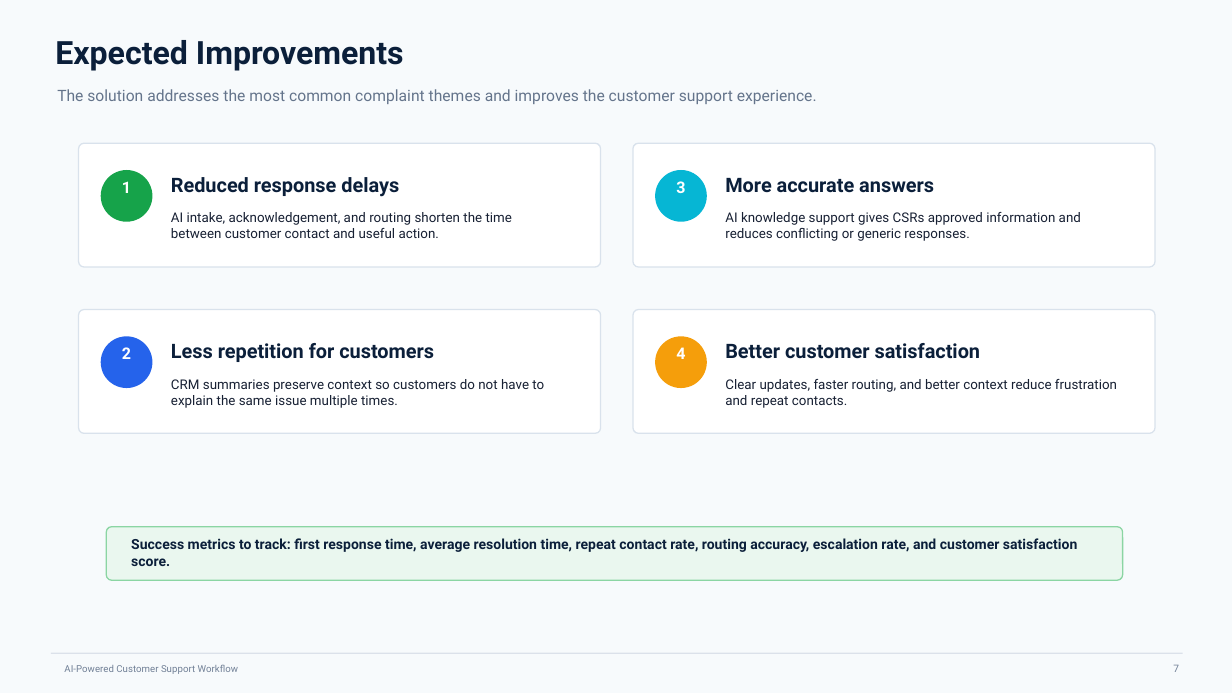
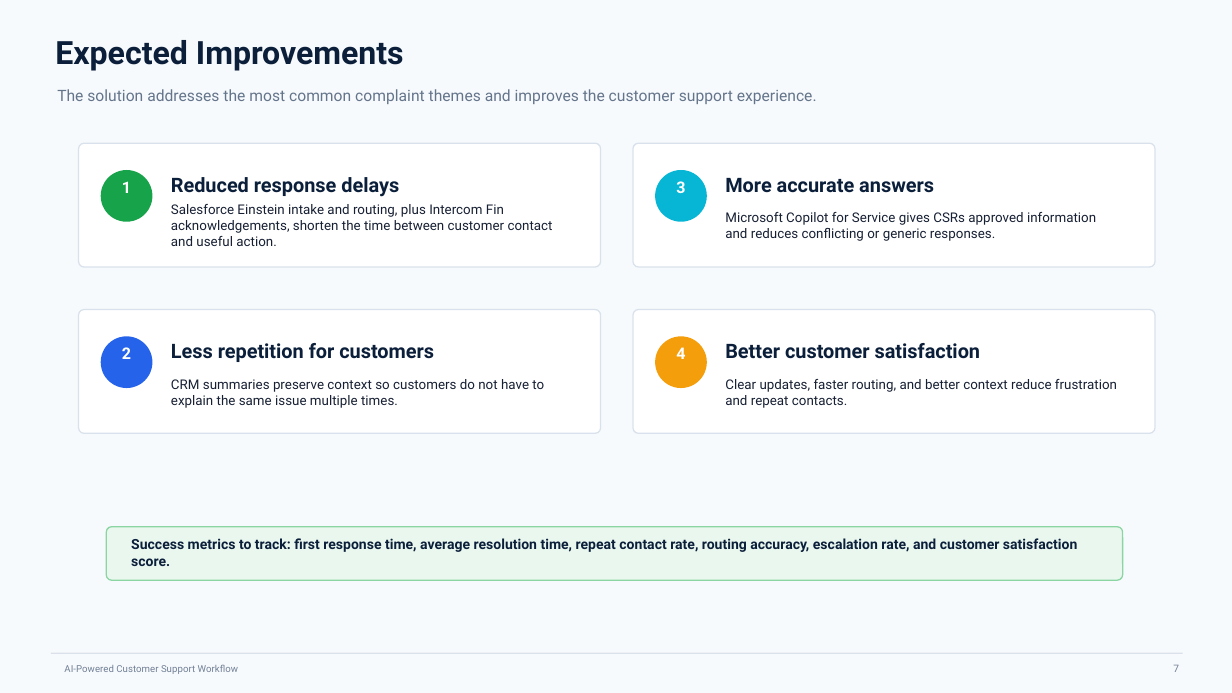
Before and after one commit to JasonTeixeira/tripleten-ai-automation-portfolio, a slide deck: slide 7 of projects/ai-powered-customer-support-workflow/AI-Powered-Customer-Support-Workflow-Jason-Teixeira-Revised-with-Complaints.pptx. Drawn at 1232x693 pixels with LibreOffice and Linux fonts; fonts in the diff are those of the drawing. Boxes give left, top, right and bottom in pixels: in the first picture for what was removed or moved away, otherwise in the second. Text is boxed around its words. In the diff, an @@ line names an element or a change of style, - is before the commit and + after.

Commit message:
fix: name enterprise AI platforms in support workflow deck
Address reviewer feedback (AI Integration): replace generic AI labels
with named enterprise platforms across the AI solution/workflow slides.
- Chatbot + proactive updates -> Intercom Fin
- Ticket creation, summarization, routing -> Salesforce Einstein (Automatic Routing Engine)
- Knowledge assistant -> Microsoft Copilot for Service

```diff
--- a/projects/ai-powered-customer-support-workflow/AI-Powered-Customer-Support-Workflow-Jason-Teixeira-Revised-with-Complaints.pptx
+++ b/projects/ai-powered-customer-support-workflow/AI-Powered-Customer-Support-Workflow-Jason-Teixeira-Revised-with-Complaints.pptx
@@ text at <box>171,204,553,246</box>: text changed @@
-AI intake, acknowledgement, and routing shorten the time between customer contact and useful action.
+Salesforce Einstein intake and routing, plus Intercom Fin acknowledgements, shorten the time between customer contact and useful action.
@@ text at <box>725,212,1096,241</box>: text changed @@
-AI knowledge support gives CSRs approved information and reduces conflicting or generic responses.
+Microsoft Copilot for Service gives CSRs approved information and reduces conflicting or generic responses.
```
Also in this commit, not shown: 2 other slides changed.
